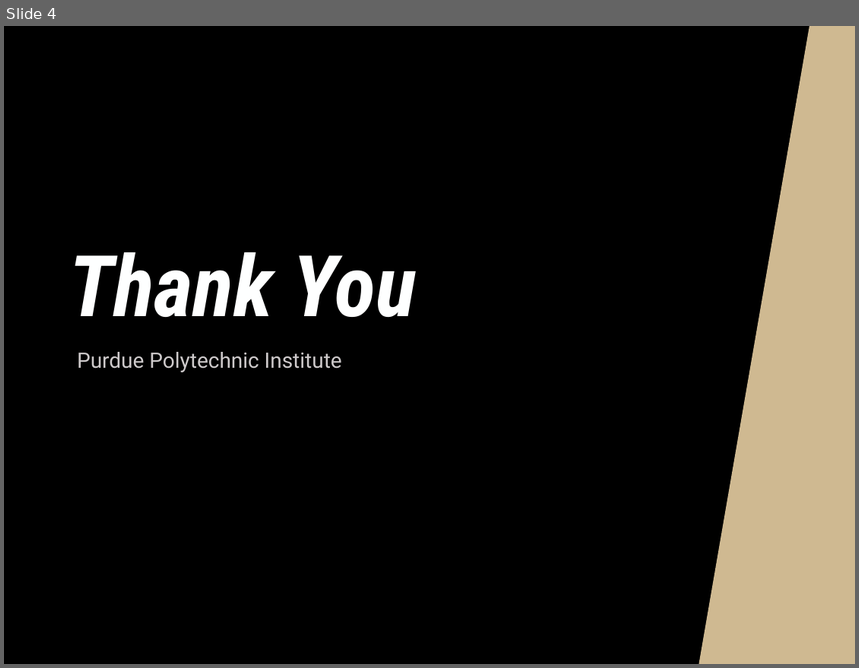
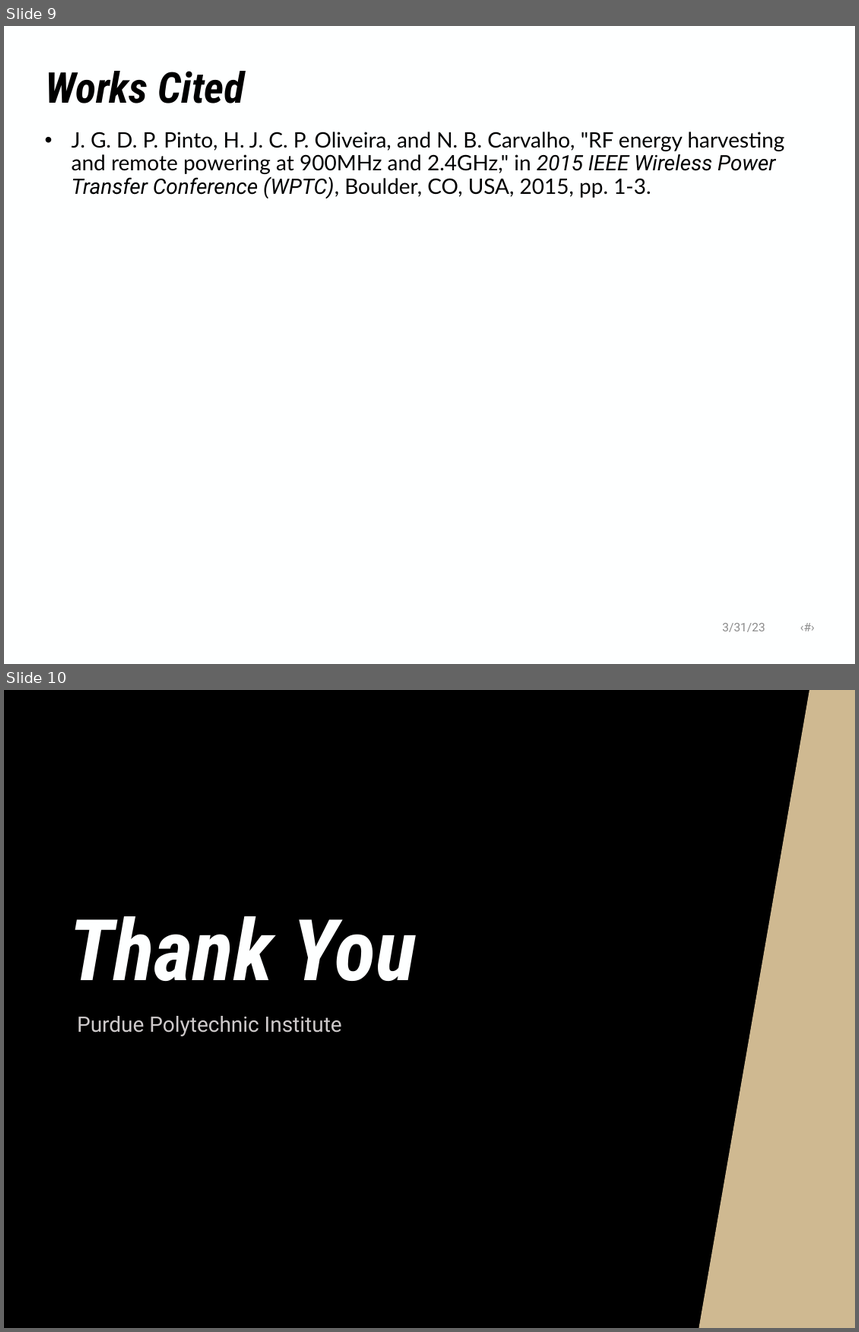
Before and after one commit to NHuang58/Biomedical_Device_PCB, a slide deck: Documentation/Slides/Week_21.pptx. Shown one above the other, each under a label of ours: slide 4 before the commit, slides 9 and 10 after it. The pictures are 859x668 and 859x1332 pixels, drawn with LibreOffice and Linux fonts; fonts in the diff are those of the drawing; background and template pictures are left out. Boxes give left, top, right and bottom in pixels: in the first picture for what was removed or moved away, otherwise in the second. Text is boxed around its words. In the diff, an @@ line names an element or a change of style, - is before the commit and + after.

```diff
--- a/Documentation/Slides/Week_21.pptx
+++ b/Documentation/Slides/Week_21.pptx
@@ slide 9 added at bbox=[4, 26, 855, 664], background #FEFFFF @@
@@ title added at bbox=[45, 71, 244, 104], 36 pt, text #000000, bold, italic @@
+Works Cited
@@ text added at bbox=[72, 132, 785, 199], 18 pt, text #000000 @@
+• J. G. D. P. Pinto, H. J. C. P. Oliveira, and N. B. Carvalho, "RF energy harvesting and remote powering at 900MHz and 2.4GHz," in 2015 IEEE Wireless Power Transfer Conference (WPTC), Boulder, CO, USA, 2015, pp. 1-3.
@@ text added at bbox=[722, 623, 765, 632], 10 pt, text #8C8C8C @@
+3/31/23 ‹#›
@@ what was slide 4 is now slide 10 @@
```
Also in this commit, not shown: 3 slides changed, 5 other slides added, 5 other files.
